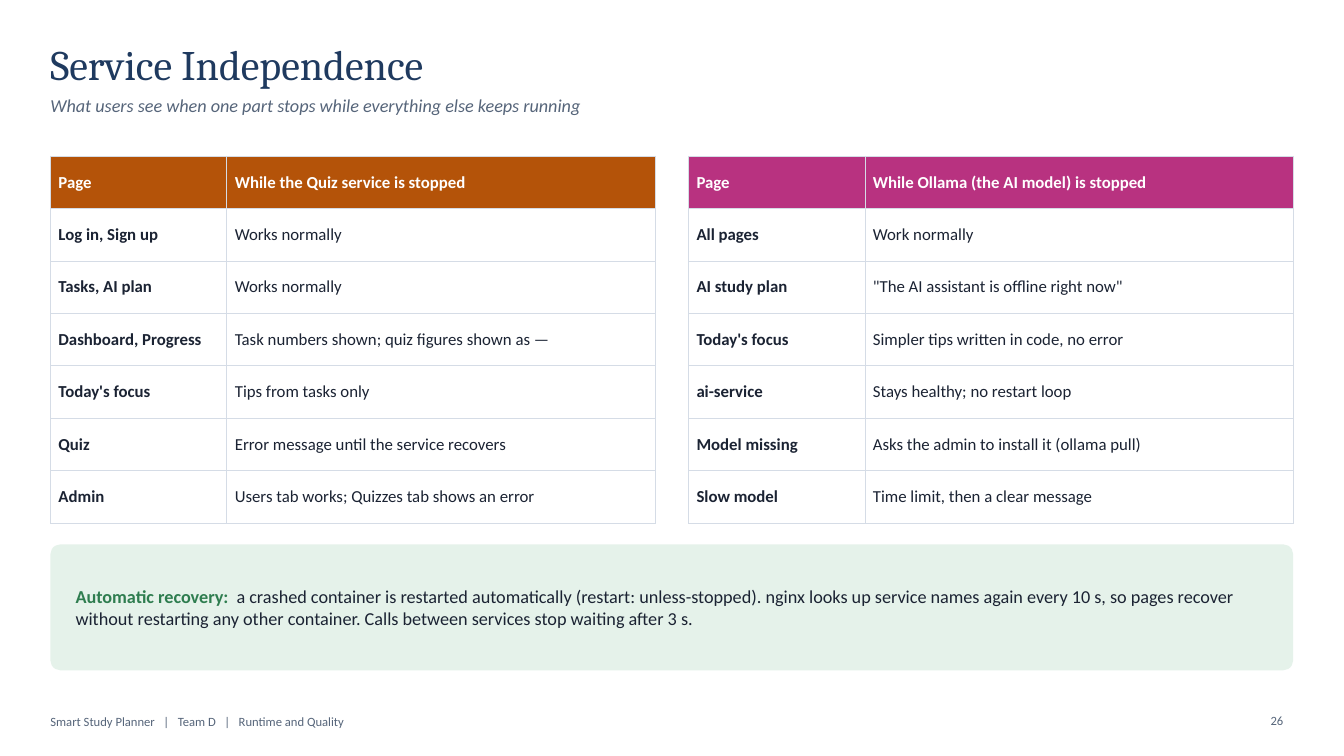
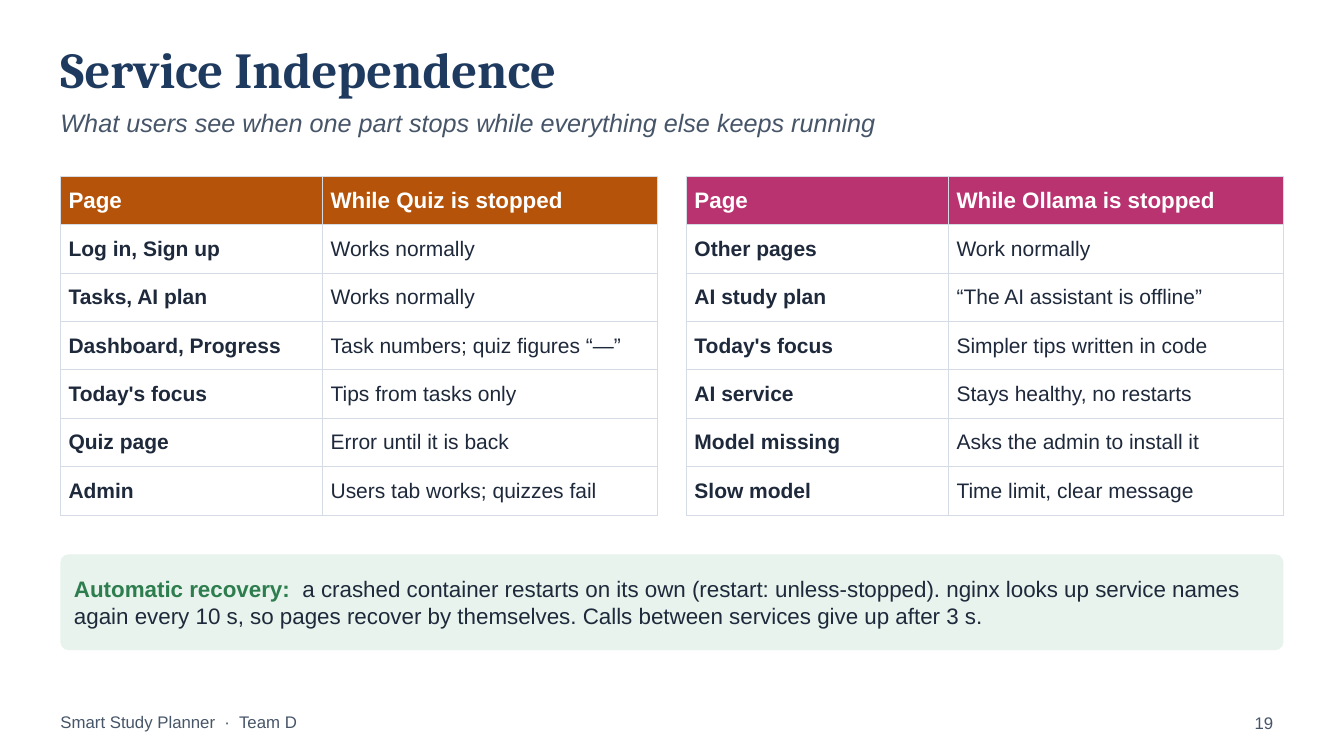
Before and after one commit to Anishpandey00/ssp-web, a slide deck: slide 19 of docs/presentations/SSP_Final_Presentation.pptx (slide 26 before the commit). Drawn at 1344x756 pixels with LibreOffice and Linux fonts; fonts in the diff are those of the drawing. Boxes give left, top, right and bottom in pixels: in the first picture for what was removed or moved away, otherwise in the second. Text is boxed around its words. In the diff, an @@ line names an element or a change of style, - is before the commit and + after.

```diff
--- a/docs/presentations/SSP_Final_Presentation.pptx
+++ b/docs/presentations/SSP_Final_Presentation.pptx
@@ title "Service Independence": place and size @@
-title "Service Independence" at box(50, 51, 423, 89)
+title "Service Independence" at box(60, 53, 555, 99)
@@ title "Service Independence" at box(60, 53, 555, 99): size 30 to 36 pt, bold on @@
@@ text "What users see when one ...": place and size @@
-text "What users see when one ..." at box(50, 99, 580, 115)
+text "What users see when one ..." at box(60, 113, 875, 137)
@@ text "What users see when one ..." at box(60, 113, 875, 137): size 13 to 18 pt, font Calibri to Arial, text colour #56657A to #475569; more space between paragraphs @@
@@ table at box(60, 176, 657, 506) @@
-row 1, column 2: While the Quiz service is stopped
+row 1, column 2: While Quiz is stopped
-row 4, column 2: Task numbers shown; quiz figures shown as —
+row 4, column 2: Task numbers; quiz figures “—”
-row 6, column 1: Quiz
+row 6, column 1: Quiz page
-row 6, column 2: Error message until the service recovers
+row 6, column 2: Error until it is back
-row 7, column 2: Users tab works; Quizzes tab shows an error
+row 7, column 2: Users tab works; quizzes fail
@@ fill #FFFFFF to none in 12 cells @@
@@ size 12 to 16 pt in "Page" @@
@@ font Calibri to Arial in "Page", "Log in, Sign up", "Works normally", "Tasks, AI plan" and 5 more places @@
@@ size 12 to 15 pt, text colour #1B2333 to #1E293B in "Log in, Sign up", "Works normally", "Tasks, AI plan", "Works normally" and 4 more places @@
@@ borders changed @@
@@ table: place and size @@
-table at box(50, 156, 655, 509)
+table at box(60, 176, 657, 506)
@@ table at box(687, 176, 1284, 506) @@
-row 1, column 2: While Ollama (the AI model) is stopped
+row 1, column 2: While Ollama is stopped
-row 2, column 1: All pages
+row 2, column 1: Other pages
@@ row 3, column 2: ""The AI assistant is offline right now"" to "“The AI assistant is offline”" @@
-row 4, column 2: Simpler tips written in code, no error
+row 4, column 2: Simpler tips written in code
-row 5, column 1: ai-service
+row 5, column 1: AI service
-row 5, column 2: Stays healthy; no restart loop
+row 5, column 2: Stays healthy, no restarts
-row 6, column 2: Asks the admin to install it (ollama pull)
+row 6, column 2: Asks the admin to install it
-row 7, column 2: Time limit, then a clear message
+row 7, column 2: Time limit, clear message
@@ fill #B83280 to #B8336F in row 1 @@
@@ fill #FFFFFF to none in 12 cells @@
@@ size 12 to 16 pt in "Page" @@
@@ font Calibri to Arial in "Page", "Work normally", "AI study plan", "Today's focus" and 2 more places @@
@@ size 12 to 15 pt, text colour #1B2333 to #1E293B in "Work normally", "AI study plan", "Today's focus", "Model missing" and 1 more places @@
@@ borders changed @@
@@ table: place and size @@
-table at box(689, 156, 1294, 509)
+table at box(687, 176, 1284, 506)
@@ rounded rectangle removed at box(50, 544, 1294, 670) @@
@@ rounded rectangle "Automatic recovery: a crashed container ...": place and size @@
-rounded rectangle "Automatic recovery: a crashed container ..." at box(76, 590, 1234, 628)
+rounded rectangle "Automatic recovery: a crashed container ..." at box(60, 555, 1284, 650)
@@ rounded rectangle "Automatic recovery: a crashed container ..." at box(60, 555, 1284, 650): fill none to #E7F3EC @@
@@ text in rounded rectangle at box(74, 580, 1239, 629): text changed; size 13 to 16 pt; font Calibri to Arial; text colour #1B2333 to #1E293B @@
-Automatic recovery: a crashed container is restarted automatically (restart: unless-stopped). nginx looks up service names again every 10 s, so pages recover without restarting any other container. Calls between services stop waiting after 3 s.
+Automatic recovery: a crashed container restarts on its own (restart: unless-stopped). nginx looks up service names again every 10 s, so pages recover by themselves. Calls between services give up after 3 s.
@@ text at box(60, 716, 297, 732): text changed; size 9 to 12 pt; font Calibri to Arial; text colour #56657A to #475569 @@
-Smart Study Planner | Team D | Runtime and Quality
+Smart Study Planner · Team D
@@ page number added at box(1255, 717, 1274, 729), 12 pt, text #475569 @@
+19
@@ page number removed at box(1271, 716, 1284, 725) @@
-26
```
Also in this commit, not shown: 20 other slides changed, 9 slides added, 8 slides removed.
